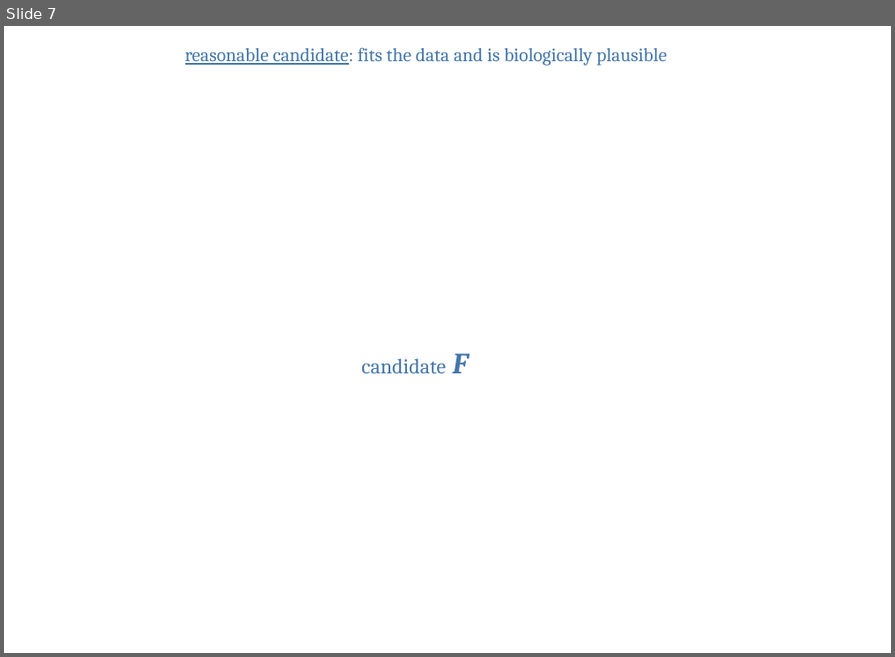
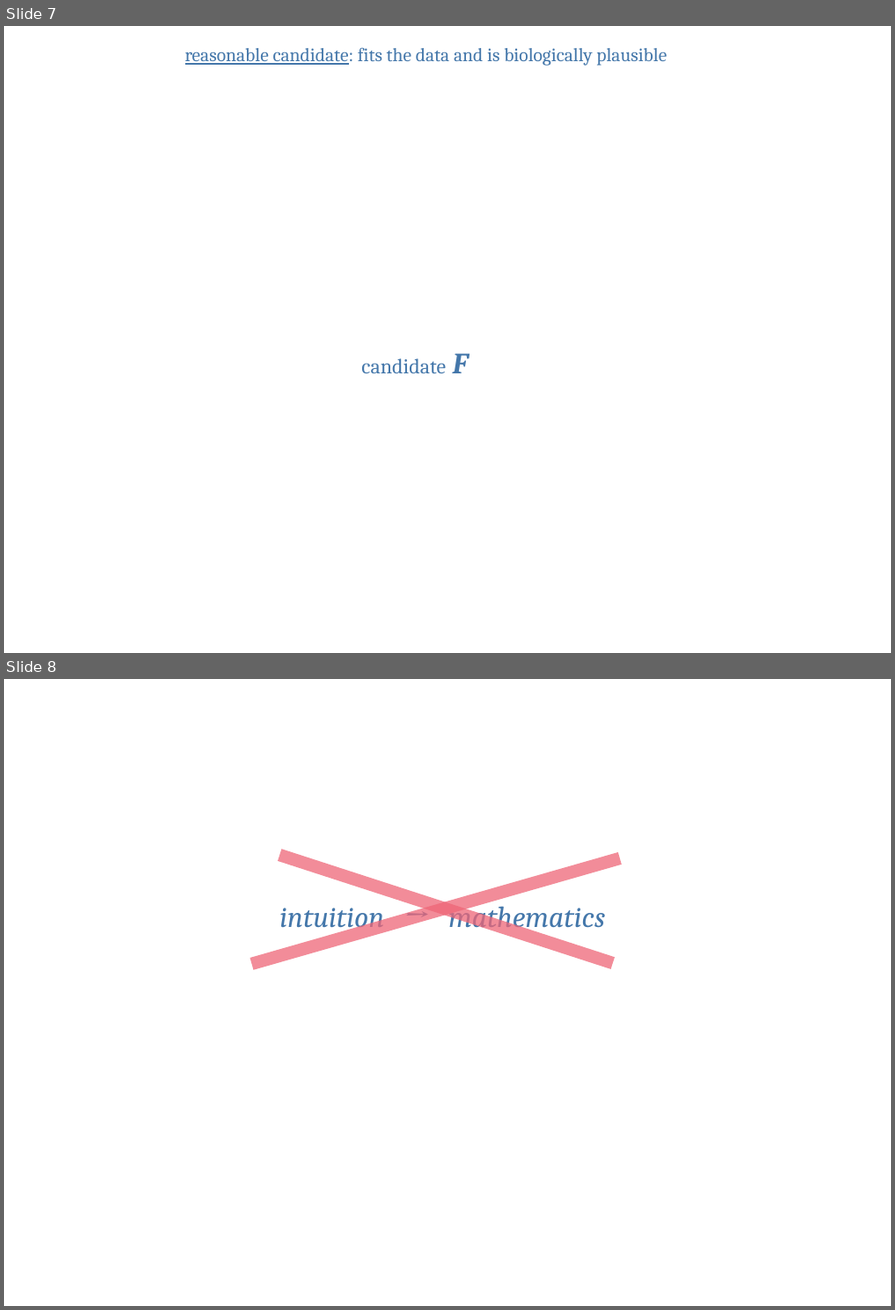
Before and after one commit to pglpm/ADBayes, a slide deck: luca-ADBayes_MMIV_talk/luca-ADBayes_MMIV_talk220113.odp. Shown one above the other, each under a label of ours: slide 7 before the commit, slides 7 and 8 after it. The pictures are 895x657 and 895x1310 pixels, drawn with LibreOffice and Linux fonts; fonts in the diff are those of the drawing; background and template pictures are left out. Boxes give left, top, right and bottom in pixels: in the first picture for what was removed or moved away, otherwise in the second. Text is boxed around its words. In the diff, an @@ line names an element or a change of style, - is before the commit and + after.

```diff
--- a/luca-ADBayes_MMIV_talk/luca-ADBayes_MMIV_talk220113.odp
+++ b/luca-ADBayes_MMIV_talk/luca-ADBayes_MMIV_talk220113.odp
@@ slide 8 added at (4, 679, 891, 1306), background #FFFFFF @@
@@ line added from (620, 858) to (252, 964), #EE6677 11.99 pt @@
@@ line added from (279, 855) to (613, 963), #EE6677 11.99 pt @@
@@ text added at (279, 900, 605, 934), 28 pt, text #4477AA, italic @@
+intuition → mathematics
```
Also in this commit, not shown: 1 other slide added, 1 slide removed.
